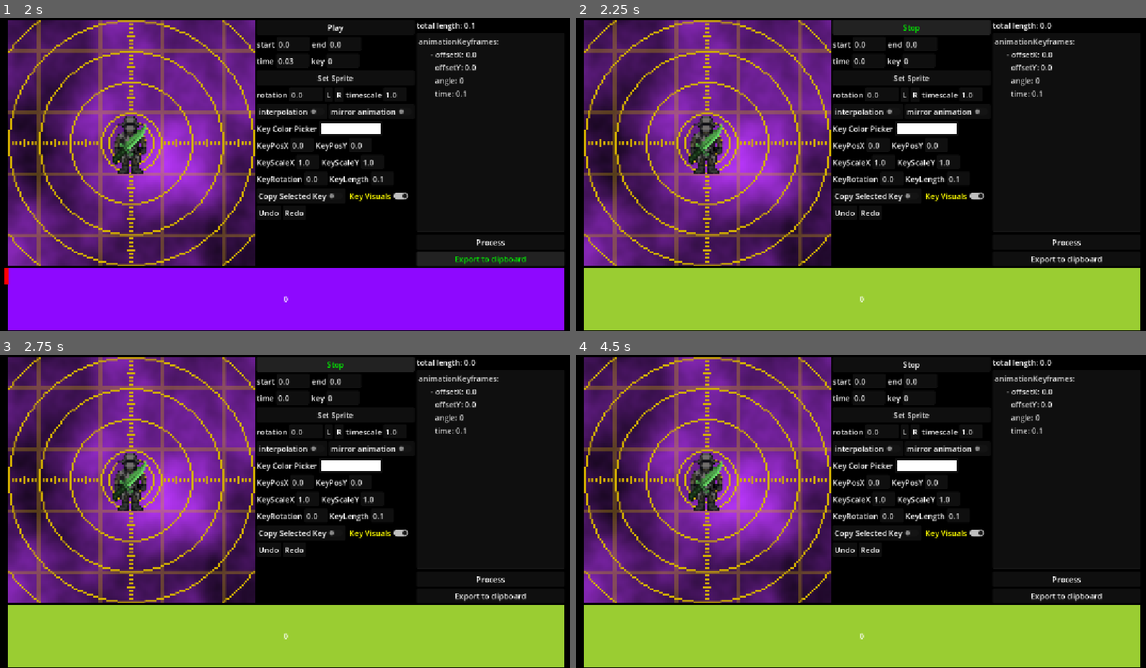
Above: before the commit, frames 1-4 (two rows, left to right).
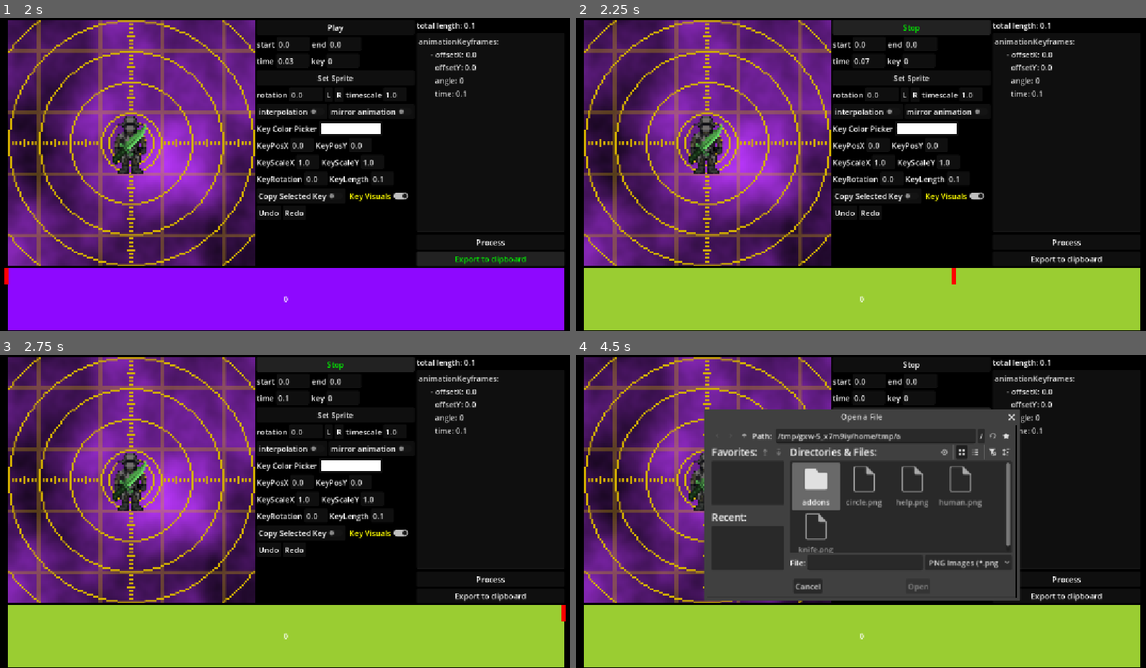
Above: after the commit, the same moments.

Repository: mika10095/carmine-weapon-anim-editor
Game: Godot game, scene res://main.tscn
Two runs of this game, one before a commit and one after it. Both use one fixed random seed, a clock stepped at 60 frames per second and the inputs below.
Inputs:
- Up to frame 1 (2 s): click "Process" at 0.5 s; click "Export to clipboard" at 1.25 s
- Up to frame 2 (2.25 s): click "Play" at 2 s
- Up to frame 3 (2.75 s): no input
- Up to frame 4 (4.5 s): click "Stop" at 2.75 s; click "Stop" (after the commit: "Play") at 3.5 s; click "Set Sprite" at 4.25 s

Frame 1 is identical in both runs. In frame 2, less than 0.1% of the frame differs, in the area x 50-84%, y 1-86%; in frame 3, less than 0.1%; in frame 4, 33%, in the area x 22-84%, y 1-79%.

Commit message:
fix ghosts not changing sprite

Diff:
--- a/monolith.gd
+++ b/monolith.gd
@@ -420,7 +420,7 @@
 
 	weapon_sprite.modulate = a.color.lerp(b.color, t)
 
-func _on_parse_pressed():
+func _on_parse_pressed(): #TODO fix lockout bug when importing 1 thing with 0 length
 	keyframes.clear()
 	for child in anim_key_holder.get_children():
 		child.queue_free()
@@ -428,6 +428,9 @@
 	parse_data(_yaml_to_data())
 	_write_back_keys()
 	set_total_length()
+	await get_tree().process_frame
+	yaml_text.release_focus()
+	get_viewport().gui_release_focus()
 
 func _yaml_to_data():
 	var parser = YAMLParser.new()
@@ -520,6 +523,8 @@
 
 	weapon_sprite.texture = texture
 	weapon_sprite_ghost.texture = texture
+	weapon_sprite_ghost_next.texture = texture
+	weapon_sprite_ghost_previous.texture = texture
 
 func _on_time_scale_text_changed(new_text):
 	var tscale = float(new_text)
@@ -541,8 +546,10 @@
 	var text = ""
 	text += "animationKeyframes:\n"
 	var init_key = keyframes[0]
+	var delta = init_key.delta
 	init_key.delta = 0
 	text += init_key._to_yaml()
+	init_key.delta = delta
 	for key in keyframes:
 		text += key._to_yaml()
 	DisplayServer.clipboard_set(text)
@@ -630,7 +637,8 @@
 	for i in range(keyframes.size()):
 		if(i<key):
 			time_accumulator += keyframes[i].delta
-	time_accumulator += keyframes[min(key,keyframes.size()-1)].delta
+	#need this so it always lands on the right keyframe
+	time_accumulator += keyframes[min(key,keyframes.size()-1)].delta/2
 	time = time_accumulator
 	timer_text.text = str(time_accumulator)
 	_on_timer_text_text_changed(timer_text.text)
--- a/project.godot
+++ b/project.godot
@@ -122,12 +122,12 @@
 }
 quick_left_rotate={
 "deadzone": 0.2,
-"events": [Object(InputEventKey,"resource_local_to_scene":false,"resource_name":"","device":-1,"window_id":0,"alt_pressed":false,"shift_pressed":true,"ctrl_pressed":false,"meta_pressed":false,"pressed":false,"keycode":0,"physical_keycode":81,"key_label":0,"unicode":81,"location":0,"echo":false,"script":null)
+"events": [Object(InputEventKey,"resource_local_to_scene":false,"resource_name":"","device":-1,"window_id":0,"alt_pressed":false,"shift_pressed":false,"ctrl_pressed":false,"meta_pressed":false,"pressed":false,"keycode":0,"physical_keycode":49,"key_label":0,"unicode":49,"location":0,"echo":false,"script":null)
 ]
 }
 quick_right_rotate={
 "deadzone": 0.2,
-"events": [Object(InputEventKey,"resource_local_to_scene":false,"resource_name":"","device":-1,"window_id":0,"alt_pressed":false,"shift_pressed":true,"ctrl_pressed":false,"meta_pressed":false,"pressed":false,"keycode":0,"physical_keycode":69,"key_label":0,"unicode":69,"location":0,"echo":false,"script":null)
+"events": [Object(InputEventKey,"resource_local_to_scene":false,"resource_name":"","device":-1,"window_id":0,"alt_pressed":false,"shift_pressed":false,"ctrl_pressed":false,"meta_pressed":false,"pressed":false,"keycode":0,"physical_keycode":50,"key_label":0,"unicode":50,"location":0,"echo":false,"script":null)
 ]
 }
 
